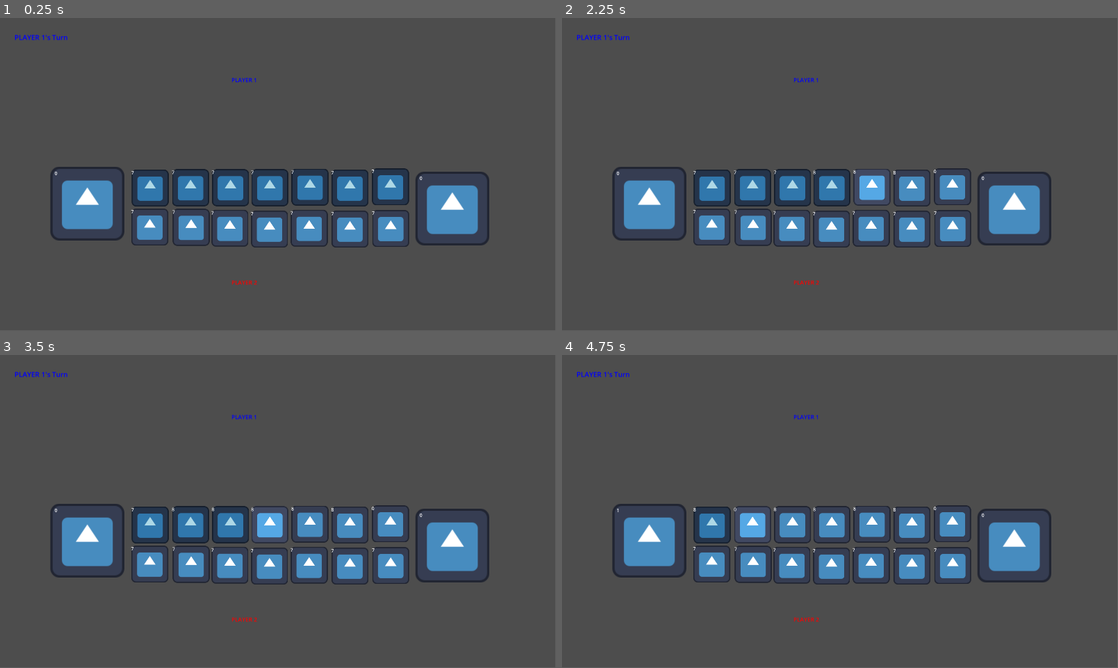
Above: before the commit, frames 1-4 (two rows, left to right).
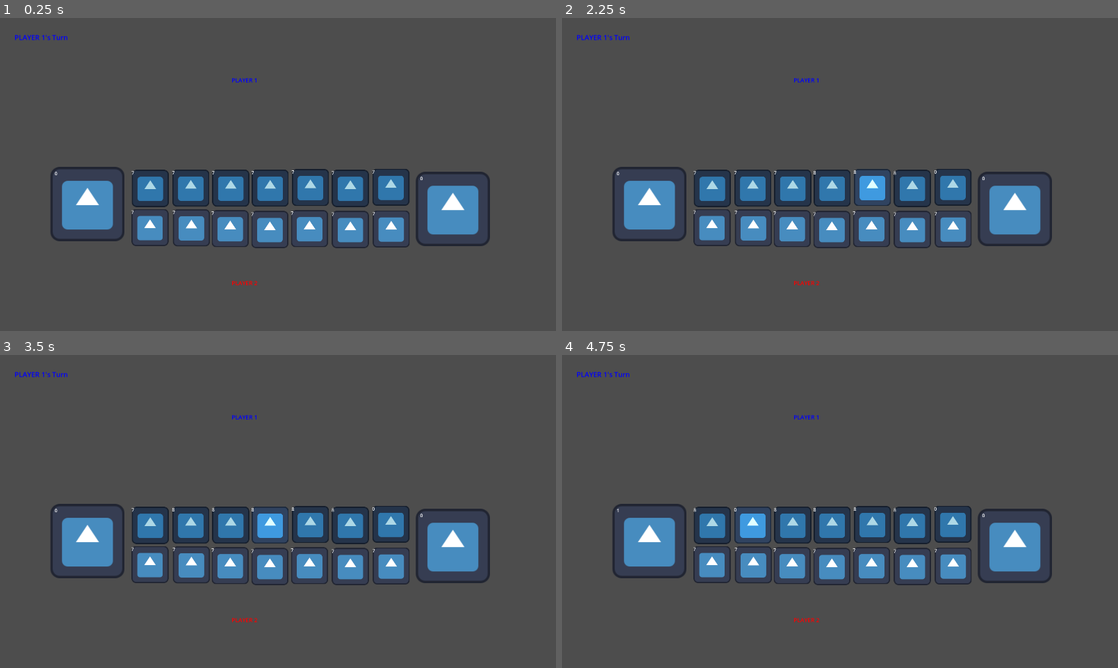
Above: after the commit, the same moments.

Repository: Hoplyman/GameHackathon-Achuuuspekoply
Game: Godot game, scene res://scenes/Board.tscn
The game is run twice, just before and just after one commit, with the same random seed, the same clock (stepped at 60 frames per second) and the same inputs. The engine's default icon, where the game draws it, is replaced by a stand-in: a white triangle on a blue panel in a dark square.
Inputs (mouse positions are in pixels of both pictures, inside the frame that each line leads up to):
- Up to frame 1 (0.25 s): no input
- Up to frame 2 (2.25 s): tap Enter at 0.5, 2 s; move the mouse to (951, 187) at 0.52 s; click (951, 187) at 0.67 s; tap Space at 1.25 s; move the mouse to (912, 187) at 1.27 s; click (912, 187) at 1.42 s; move the mouse to (873, 187) at 2.02 s; click (873, 187) at 2.17 s
- Up to frame 3 (3.5 s): move the mouse to (272, 524) at 2.77 s; click (272, 524) at 2.92 s
- Up to frame 4 (4.75 s): tap Space at 3.5 s; move the mouse to (789, 524) at 3.52 s; click (789, 524) at 3.67 s; tap Enter at 4.25 s; move the mouse to (751, 524) at 4.27 s; click (751, 524) at 4.42 s
In our replay, the window is 799x449 before the commit and 800x450 after it. These sizes can differ from the game's own. Grey fills any space a smaller window leaves; there, only what the larger window draws over its background counts as a difference.

The runs differ from the first frame. In frame 1, 1.5% of the frame differs, in the area x 8-89%, y 5-86%; in frame 2, 1.6%; in frame 3, 1.6%; in frame 4, 1.7%.

Commit message:
Improve pit hover color feedback and window scaling
ClickArea now stores and restores the original pit color for better visual feedback on hover, preserving any player highlight. Project settings updated to enable viewport stretching and aspect expansion for improved window scaling.

Diff:
--- a/objects/ClickArea.gd
+++ b/objects/ClickArea.gd
@@ -2,6 +2,7 @@
 
 var pit_index: int = -1
 var associated_pit: Node2D
+var original_color: Color = Color.WHITE  # Store the original color
 
 func _ready():
 	# Connect the input event signal
@@ -23,15 +24,17 @@
 			game_manager.handle_pit_click(pit_index)
 
 func _on_mouse_entered():
-	# Optional: Add visual feedback when hovering
+	# Store the current color before changing it
 	if associated_pit:
 		var sprite = associated_pit.get_node("Sprite2D")
 		if sprite:
-			sprite.modulate = Color(1.2, 1.2, 1.2)  # Slightly brighter
+			original_color = sprite.modulate
+			# Make it brighter by multiplying the current color
+			sprite.modulate = original_color * 1.3  # 30% brighter
 
 func _on_mouse_exited():
-	# Reset visual feedback
+	# Restore the original color (which could be the player highlight color)
 	if associated_pit:
 		var sprite = associated_pit.get_node("Sprite2D")
 		if sprite:
-			sprite.modulate = Color.WHITE
+			sprite.modulate = original_color
--- a/project.godot
+++ b/project.godot
@@ -19,6 +19,8 @@
 
 window/size/viewport_width=1920
 window/size/viewport_height=1080
+window/stretch/mode="viewport"
+window/stretch/aspect="expand"
 
 [rendering]
 
